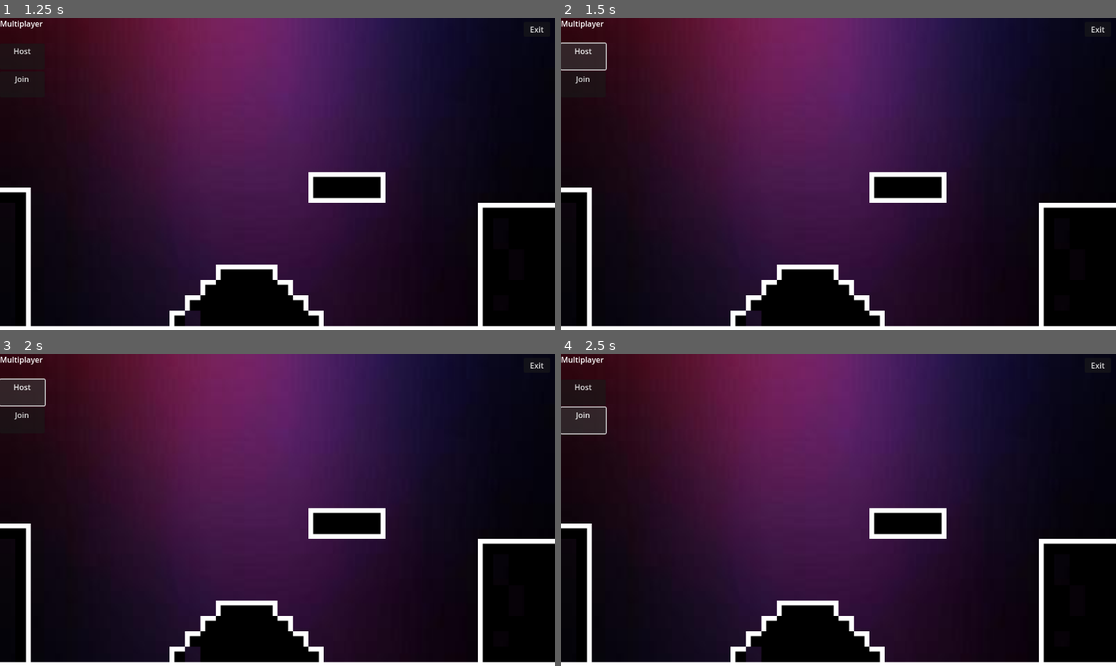
Above: before the commit, frames 1-4 (two rows, left to right).
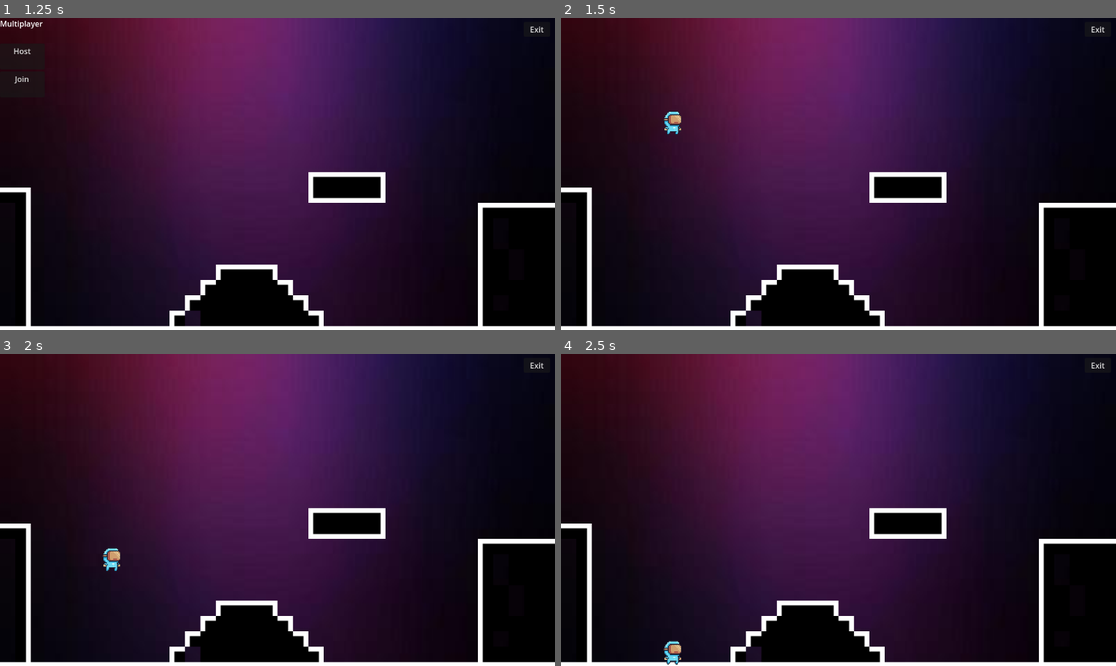
Above: after the commit, the same moments.

Repository: Biggy08/Multiplayer_Test
Game: Godot game, scene res://scenes/menu/MainMenu.tscn
The game is run twice, just before and just after one commit, with the same random seed, the same clock (stepped at 60 frames per second) and the same inputs.
Inputs (mouse positions are in pixels of both pictures, inside the frame that each line leads up to):
- Up to frame 1 (1.25 s): click "Play" at 0.5 s
- Up to frame 2 (1.5 s): click "Host" at 1.25 s
- Up to frame 3 (2 s): no input
- Up to frame 4 (2.5 s): click (583, 419) at 2 s, where only the run before the commit has a clickable "Join"

Frame 1 is identical in both runs. In frame 2, 1.0% of the frame differs, in the area x 0-22%, y 0-38%; in frame 3, 1.0%; in frame 4, 1.1%, in the area x 0-22%, y 0-100%.
Error before the commit: Parse Error: Preload file "res://scenes/player.tscn" does not exist. (res://scenes/game/node.gd:5)

Commit message:
Working Multiplayer
Menu scene added

Diff:
--- a/multiplayer-test/scenes/game/node.gd
+++ b/multiplayer-test/scenes/game/node.gd
@@ -2,7 +2,7 @@
 extends Node
 
 @onready var multiplayer_ui = $UI/Multiplayer
-const PLAYER = preload("res://scenes/player.tscn")
+const PLAYER = preload("res://scenes/game/player.tscn")
 var peer = ENetMultiplayerPeer.new()
 
 func _on_host_pressed() -> void:
@@ -33,3 +33,5 @@
 	var player = PLAYER.instantiate()
 	player.name = str(pid)     #naming the player
 	add_child(player)
+
+	print_stack()
--- a/multiplayer-test/scenes/game/node.tscn
+++ b/multiplayer-test/scenes/game/node.tscn
@@ -229,10 +229,6 @@
 
 "
 
-[node name="MultiplayerSpawner" type="MultiplayerSpawner" parent="."]
-_spawnable_scenes = PackedStringArray("res://scenes/player.tscn")
-spawn_path = NodePath("..")
-
 [node name="sound_click" type="AudioStreamPlayer2D" parent="."]
 stream = ExtResource("4_bhoiw")
 
@@ -244,7 +240,11 @@
 text = "Exit
 "
 
+[node name="MultiplayerSpawner" type="MultiplayerSpawner" parent="."]
+_spawnable_scenes = PackedStringArray("res://scenes/game/player.tscn")
+spawn_path = NodePath("..")
+
 [connection signal="pressed" from="UI/Multiplayer/VBoxContainer/Host" to="." method="_on_host_pressed"]
+[connection signal="pressed" from="UI/Multiplayer/VBoxContainer/Join" to="." method="_on_join_pressed"]
 [connection signal="pressed" from="UI/Multiplayer/VBoxContainer/Join" to="." method="_on_client_pressed"]
-[connection signal="pressed" from="UI/Multiplayer/VBoxContainer/Join" to="." method="_on_join_pressed"]
 [connection signal="pressed" from="Exit" to="." method="_on_exit_pressed"]
--- a/multiplayer-test/scenes/game/player.tscn
+++ b/multiplayer-test/scenes/game/player.tscn
@@ -229,9 +229,6 @@
 position = Vector2(230, 198)
 shape = SubResource("CapsuleShape2D_qeq4o")
 
-[node name="MultiplayerSynchronizer" type="MultiplayerSynchronizer" parent="."]
-replication_config = SubResource("SceneReplicationConfig_p6u22")
-
 [node name="sfx_run" type="AudioStreamPlayer2D" parent="."]
 stream = ExtResource("6_121pn")
 volume_db = 0.12
@@ -240,3 +237,6 @@
 
 [node name="sfx_jump" type="AudioStreamPlayer2D" parent="."]
 stream = ExtResource("7_rxiur")
+
+[node name="MultiplayerSynchronizer" type="MultiplayerSynchronizer" parent="."]
+replication_config = SubResource("SceneReplicationConfig_ppb0c")
Not shown: 1 places in multiplayer-test/scenes/game/player.tscn that only renumber resources
